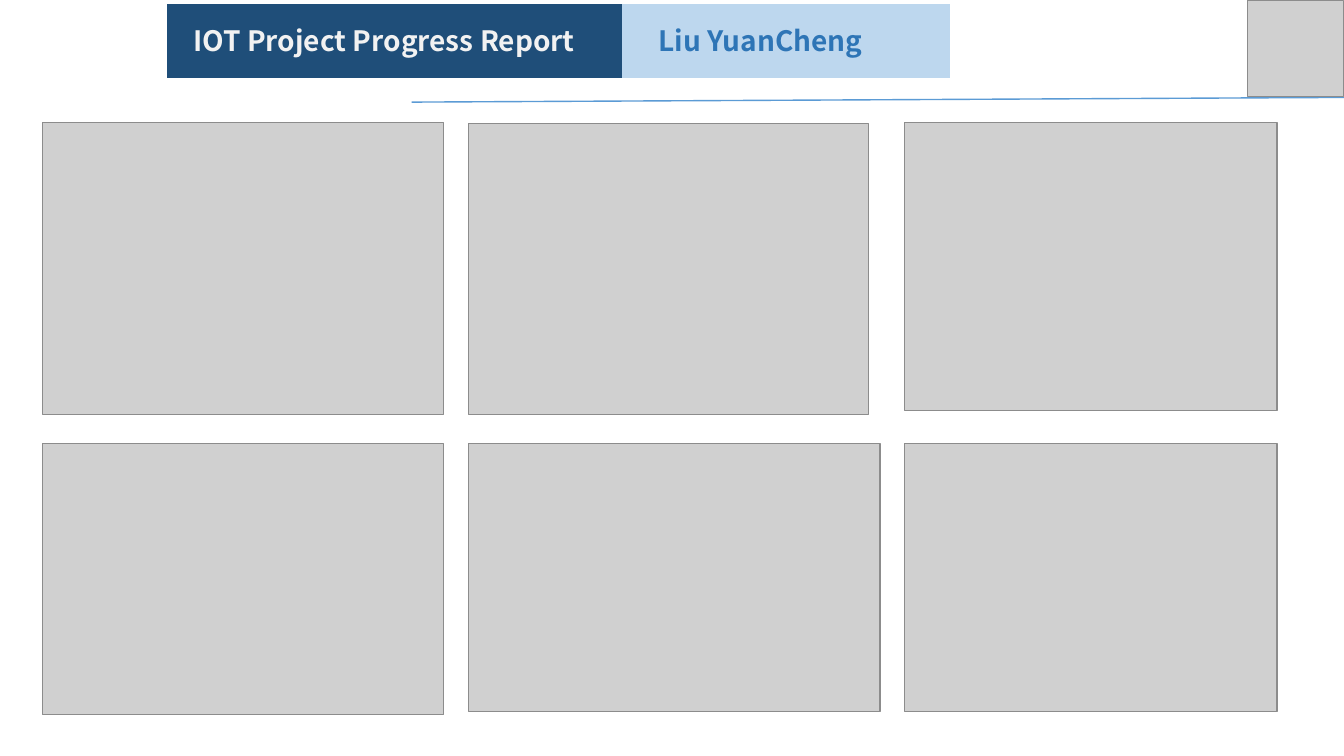
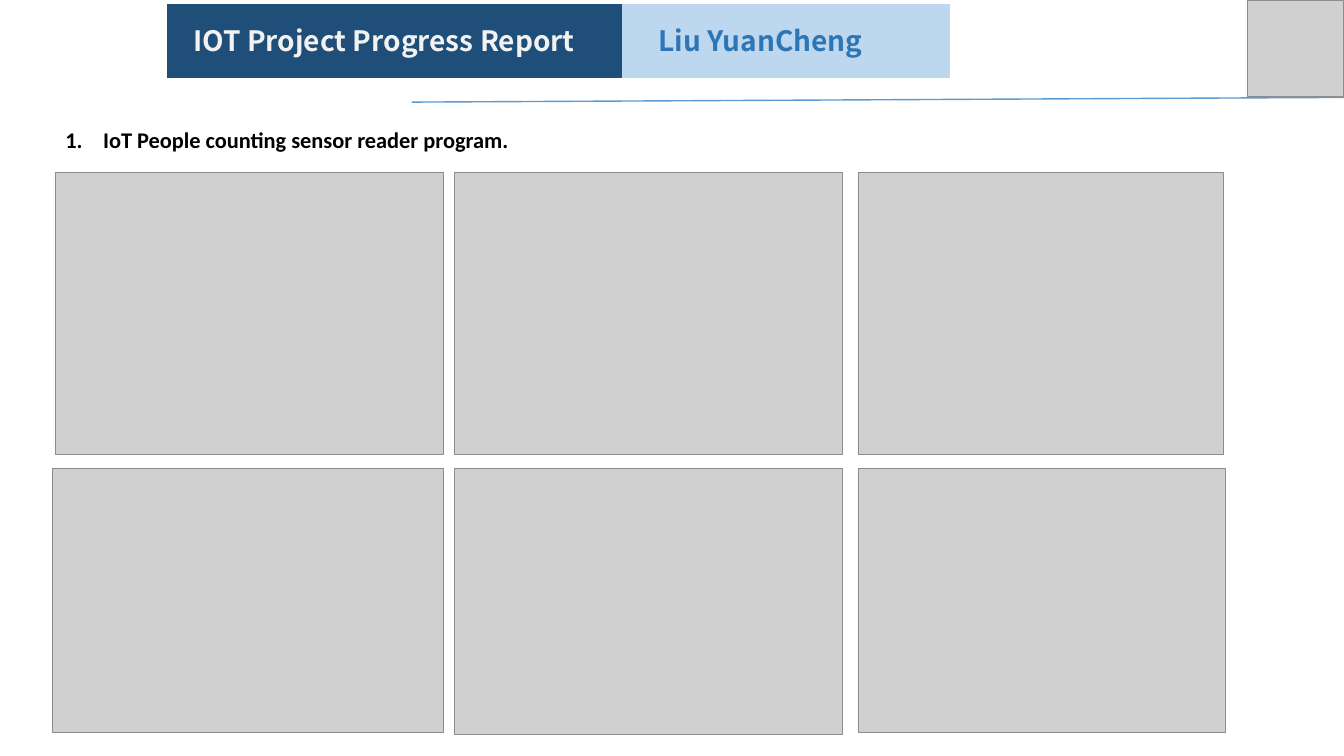
Before and after one commit to LiuYuancheng/Xandar_Sensor_IOT, a slide deck: slide 1 of doc/SingtelIOT_Progress_19_09_2019_LiuYuancheng.pptx. Drawn at 1344x756 pixels with LibreOffice and Linux fonts; fonts in the diff are those of the drawing; grey boxes stand for pictures. Boxes give left, top, right and bottom in pixels: in the first picture for what was removed or moved away, otherwise in the second. Text is boxed around its words. In the diff, an @@ line names an element or a change of style, - is before the commit and + after.

```diff
--- a/doc/SingtelIOT_Progress_19_09_2019_LiuYuancheng.pptx
+++ b/doc/SingtelIOT_Progress_19_09_2019_LiuYuancheng.pptx
@@ text added at box(103, 132, 508, 152), 16 pt, text #000000, bold @@
+1. IoT People counting sensor reader program.
@@ picture: place and size @@
-picture at box(42, 122, 445, 413)
+picture at box(55, 172, 444, 455)
@@ picture: place and size @@
-picture at box(469, 124, 868, 414)
+picture at box(455, 172, 844, 455)
@@ picture: place and size @@
-picture at box(905, 122, 1277, 410)
+picture at box(859, 172, 1224, 455)
@@ picture: place and size @@
-picture at box(42, 444, 445, 715)
+picture at box(52, 469, 444, 733)
@@ picture: place and size @@
-picture at box(469, 444, 880, 712)
+picture at box(455, 469, 844, 735)
@@ picture: place and size @@
-picture at box(905, 444, 1277, 712)
+picture at box(859, 469, 1226, 733)
```
Also in this commit, not shown: 1 other slide changed, 1 slide added, 1 slide removed, 1 other file.
